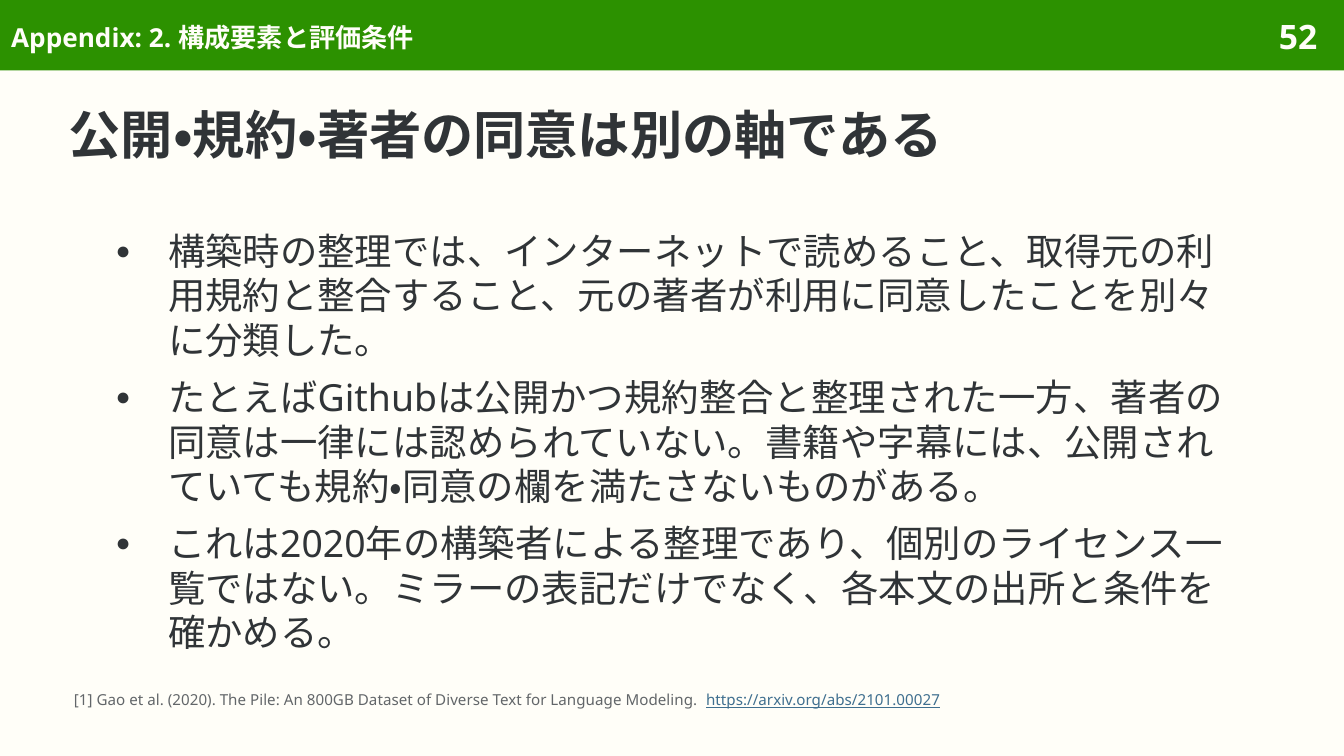
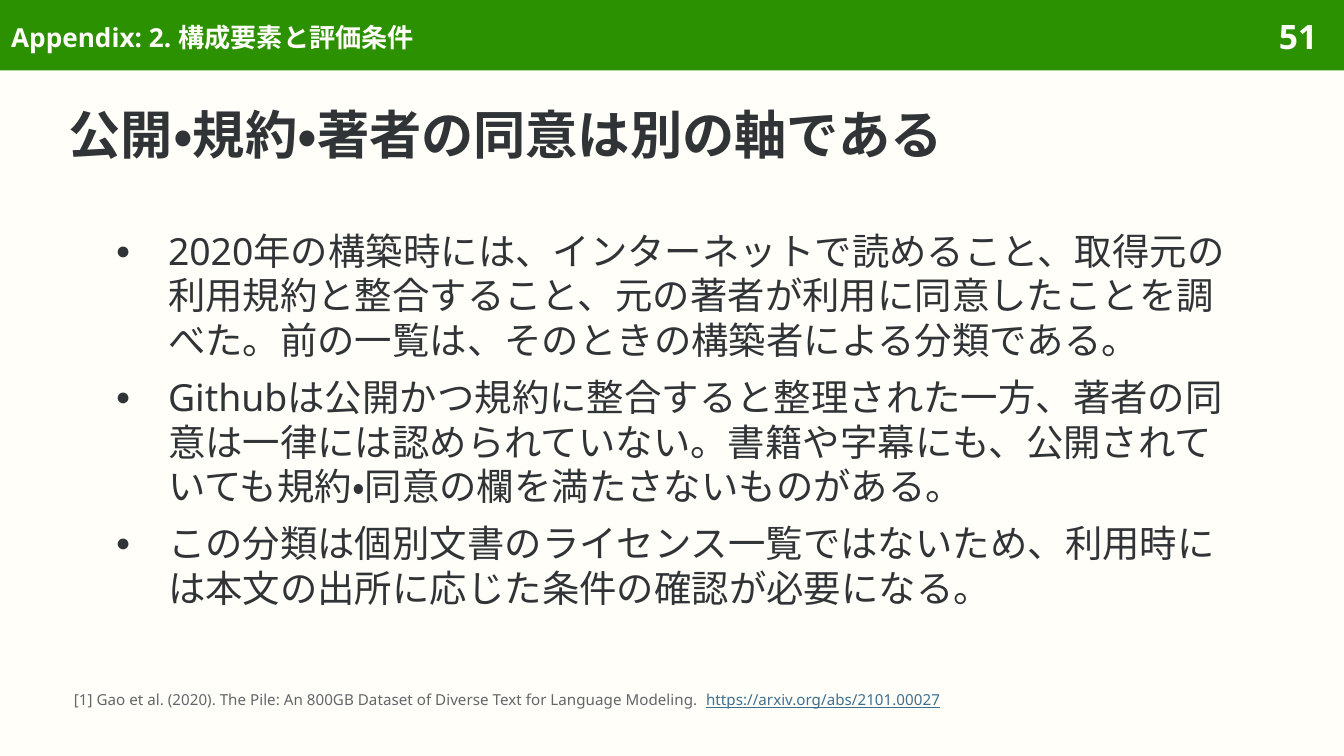
Before and after one commit to sasakiy84/datasets-in-10-minutes, a slide deck: slide 51 of slides/datasets-in-10-minutes-the-pile.pptx (slide 52 before the commit). Drawn at 1344x756 pixels with LibreOffice and Linux fonts; fonts in the diff are those of the drawing. Boxes give left, top, right and bottom in pixels: in the first picture for what was removed or moved away, otherwise in the second. Text is boxed around its words. In the diff, an @@ line names an element or a change of style, - is before the commit and + after.

```diff
--- a/slides/datasets-in-10-minutes-the-pile.pptx
+++ b/slides/datasets-in-10-minutes-the-pile.pptx
@@ page number at <box>1279,25,1317,50</box>: text changed @@
-52
+51
@@ text at <box>168,233,1225,605</box>: text changed @@
-● 構築時の整理では、インターネットで読めること、取得元の利用規約と整合すること、元の著者が利用に同意したことを別々に分類した。
-● たとえばGithubは公開かつ規約整合と整理された一方、著者の同意は一律には認められていない。書籍や字幕には、公開されていても規約・同意の欄を満たさないものがある。
-● これは2020年の構築者による整理であり、個別のライセンス一覧ではない。ミラーの表記だけでなく、各本文の出所と条件を確かめる。
+● 2020年の構築時には、インターネットで読めること、取得元の利用規約と整合すること、元の著者が利用に同意したことを調べた。前の一覧は、そのときの構築者による分類である。
+● Githubは公開かつ規約に整合すると整理された一方、著者の同意は一律には認められていない。書籍や字幕にも、公開されていても規約・同意の欄を満たさないものがある。
+● この分類は個別文書のライセンス一覧ではないため、利用時には本文の出所に応じた条件の確認が必要になる。
```
Also in this commit, not shown: 36 other slides changed, 2 slides removed, 40 other files.
